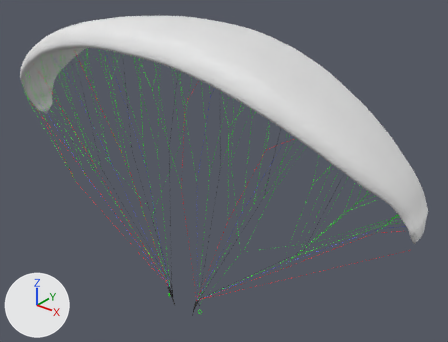
The FBX model Unity/ParaglideX/Assets/Objects/Glider/gliderLines.fbx: old version first, new version second.
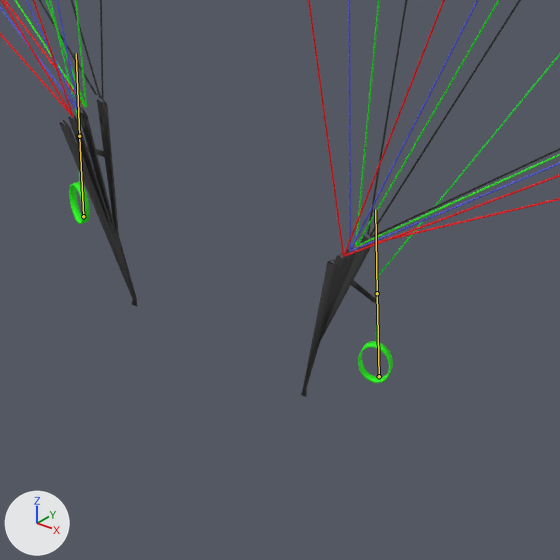
Old and new are each drawn whole from a 50 mm camera at (6.1, -5.72, 3.81) aimed at (0.49, 1.29, -0.53) and again close up on the part from 36% to 49% of the width and 80% to 97% of the height. Lighting does not change. The marker at lower left points along +X, +Y and +Z. Both versions are drawn at frame 1 of the action 'GliderArmature|LeftBrakeArmatureAction'; the numbers are the values there. The bones that bend it are drawn over the model as lines in the close-ups.

Names of what the first close-up shows: 'Lines'.
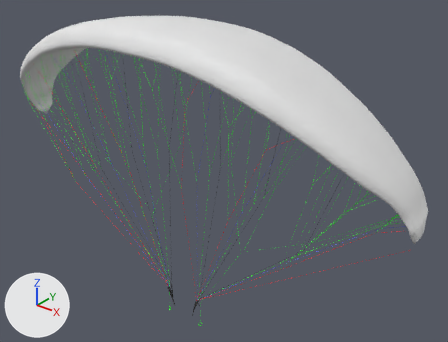
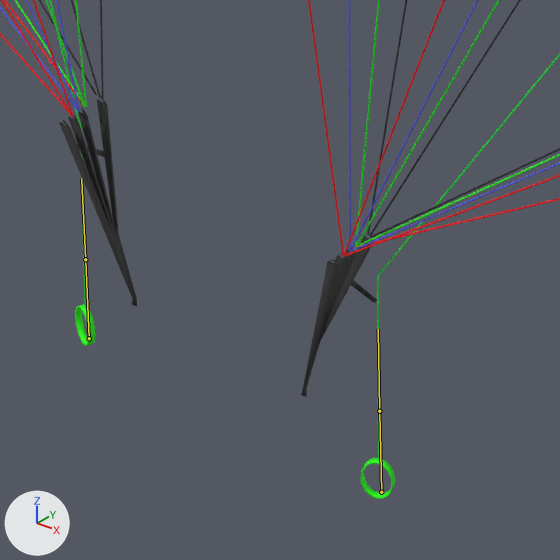
What differs and where, as boxes (x1, y1, x2, y2) in the close-ups (560 x 560 px):
'Lines', posed: before (0, 0, 560, 397); after (0, 0, 560, 499)
bone 'LeftBrake', root to tip: before (379, 376) to (377, 293); after (381, 492) to (379, 411)
bone 'RightBrake', root to tip: before (83, 216) to (79, 136); after (89, 338) to (85, 259)

The change, as a list of edits to the scene's bpy script:
```text
Change bone_leftbrake:
    where bone_leftbrake = bpy.data.objects['GliderArmature'].pose.bones['LeftBrake']
    bone_leftbrake.location: (0.01, -0.23, 0.0) -> (0.01, -1.69, 0.0)
Change bone_rightbrake:
    where bone_rightbrake = bpy.data.objects['GliderArmature'].pose.bones['RightBrake']
    bone_rightbrake.location: (0.0, -0.1, 0.0) -> (0.0, -1.68, 0.0)
```
